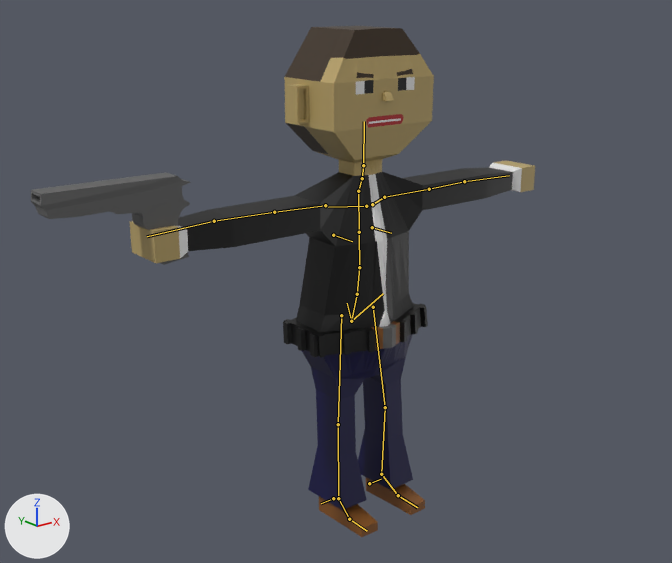
Renders of the Blender file FBI.blend from each side of a commit.
Both versions are drawn from a 50 mm lens placed at (-4.01, -4.75, 3.75), pointed at (-0.55, -0.43, 2.02). The lights are fixed; the arrows at lower left show +X, +Y and +Z. The bones that bend it are drawn over the model as lines.
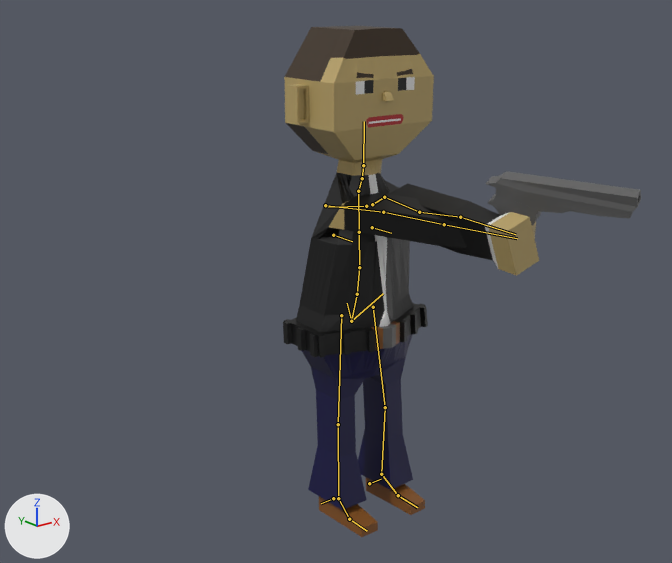
The newer file adds an action. The first version stands in its rest pose; the second is drawn at frame 20 of the action 'ready.001'.

The edits, one by one:
Bone 'upper_arm.L' (bone_upper_arm_l) turns from (0, 0, 0) to (86, -1, 116) degrees about its own x, y and z.
Bone 'upper_arm.R' (bone_upper_arm_r) turns from (0, 0, 0) to (117, 6, 4) degrees about its own x, y and z.

Location of each change, (x1, y1, x2, y2) in pixels of the pictures (672 x 563 px):
'Cube', posed (37% narrower)
    before: (130, 26, 535, 537)
    after: (283, 26, 539, 537)
'Plane', posed
    before: (31, 172, 191, 265)
    after: (485, 171, 641, 226)
bone 'upper_arm.L', root to tip
    before: (384, 197) to (429, 189)
    after: (384, 197) to (419, 212)
bone 'upper_arm.R', root to tip
    before: (325, 205) to (274, 212)
    after: (325, 205) to (383, 212)
